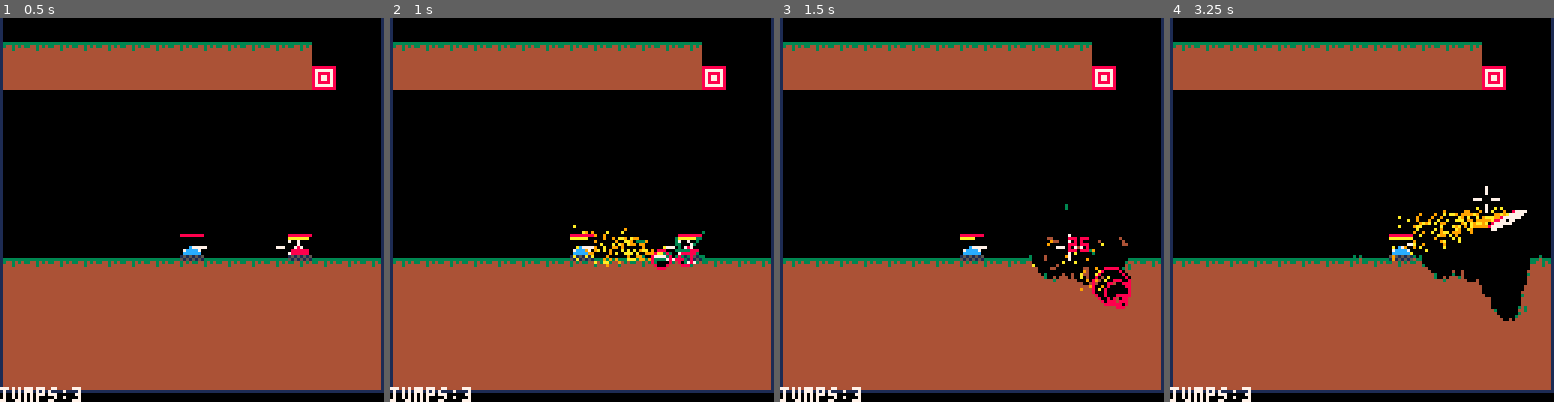
Above: before the commit, frames 1-4 (left to right).
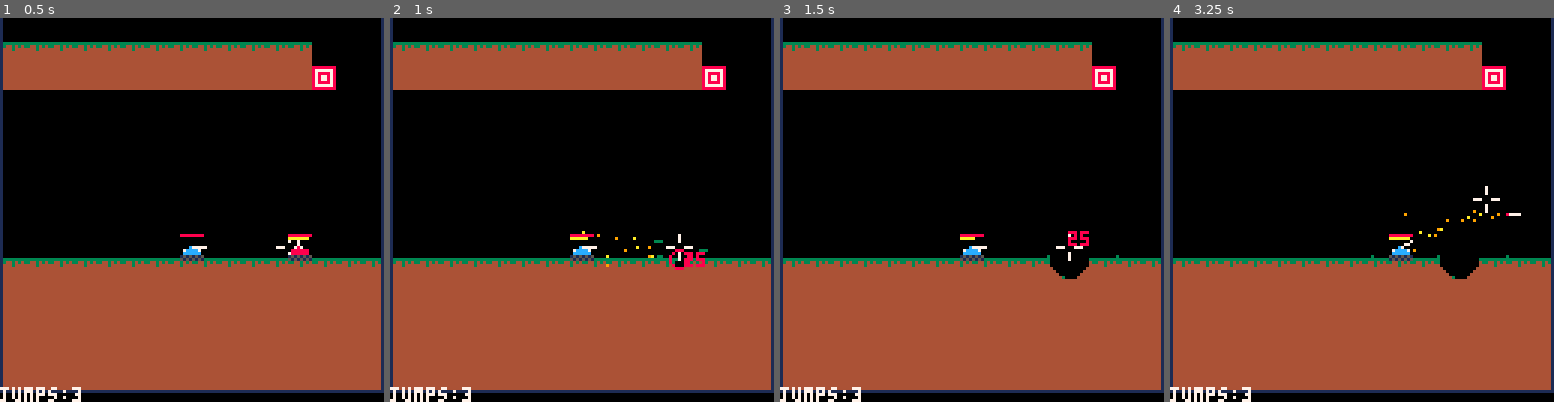
Above: after the commit, the same moments.

Repository: MarrMann/tanks.p8
Game: PICO-8 cartridge tanks.p8
The game is run twice, just before and just after one commit, with the same random seed, the same clock (stepped at 60 frames per second) and the same inputs.
Inputs:
- Up to frame 1 (0.5 s): tap X (X key) at 0.33 s
- Up to frame 2 (1 s): tap O (Z key) at 0.7 s
- Up to frame 3 (1.5 s): tap X (X key) at 1.07 s
- Up to frame 4 (3.25 s): hold Right 1.6-2.1 s; tap O (Z key) every 0.4 s from 1.7 to 2.9 s; tap X (X key) at 1.85, 2.97 s; hold Up 2.15-2.42 s; hold Right 2.47-3.03 s; hold Left from 3.08 s (still down)

Frame 1 is identical in both runs. In frame 2, 1.3% of the frame differs, in the area x 47-83%, y 53-66%; in frame 3, 1.8%; in frame 4, 3.1%, in the area x 47-97%, y 49-79%.

Commit message:
circle colliders between explosions and tanks

Diff:
--- a/tanks.p8
+++ b/tanks.p8
@@ -29,7 +29,6 @@
 		shot = {
 			name = shot_types.basic.name,
 			modifiers = {
-				count = { stacks = 9 }
 			},
 			child = nil
 		}
@@ -218,7 +217,6 @@
 end
 
 function draw_player()
-	draw_dbg()
 	if (gameover) return
 
 	-- player sprite
@@ -255,6 +253,7 @@
 	 local dest_y = lerp(pow_oy,cross_y,p.pow)
 	 line(pow_ox,pow_oy,dest_x,dest_y,pow_col)
 	end
+	draw_dbg()
 end
 -->8
 -- world stuff
@@ -869,7 +868,7 @@
 end
 
 function handle_exp_hits(exp)
-	// player
+	-- player
 	if not tbl_contains(exp.hit_ids,p.id) then
 		if handle_exp_hit(exp,p) then
 			local dmg=calc_dmg(exp,p.id)
@@ -937,8 +936,8 @@
 end
 
 function handle_exp_hit(exp,target)
-	local dist = approx_dist(abs(target.x-exp.x),abs(target.y-exp.y))
-	if dist <= exp.cur_r then
+	local hit = cccol(exp.x, exp.y, exp.cur_r, target.x-0.5, target.y - 1, 3)
+	if hit.didhit then
 		add(exp.hit_ids, target.id)
 		return true
 	end
@@ -1072,6 +1071,30 @@
 end
 -->8
 -- collisions
+function cccol(x0, y0, r0, x1, y1, r1)
+	local dx = x1 - x0
+	local dy = y1 - y0
+	local dist_sq = dx * dx + dy * dy
+	local radii_sum = r0 + r1
+	local didhit = dist_sq <= radii_sum * radii_sum
+
+	if didhit then
+		local dist = sqrt(dist_sq)
+		if dist > 0 then
+			dx /= dist
+			dy /= dist
+		end
+		return {
+			didhit = true,
+			x = x0 + dx * r0,
+			y = y0 + dy * r0,
+			normal_x = dx,
+			normal_y = dy
+		}
+	end
+	return {didhit = false}
+end
+
 function checkcol(s)
 	local x0 = s.x
 	local y0 = s.y
@@ -1529,6 +1552,8 @@
 end
 -->8
 -- todo
+-- currently working on: finalize pickup/shot tree logic
+
 --performance:
 ---could consider batch removal of
 ---dirt in explosions, e.g.
@@ -1536,9 +1561,11 @@
 ----get pixels for removal back
 ----2. batch remove all pixels
 
--- currently working on: tank x explosion collision
+--bugs:
 --terrain still seems to flip if
 ---multiple shots hit the same area
+
+--improvements:
 --how do we ensure the correct
 ---number of children when generating
 ---the shot? right now nothing stops
@@ -1554,16 +1581,6 @@
 --ui showing what pickups you
 ---have. keep them in order of
 ---pickup time for now
-
---improvements:
----tanks should have a collision
----box or circle when being hit
----by explosions, rather than a
----single pixel
----rocket jumping feels a little
-----inconsistent, it's either a
-----lot of velocity, or none at
-----all
 
 --test:
 ---test all modifiers
